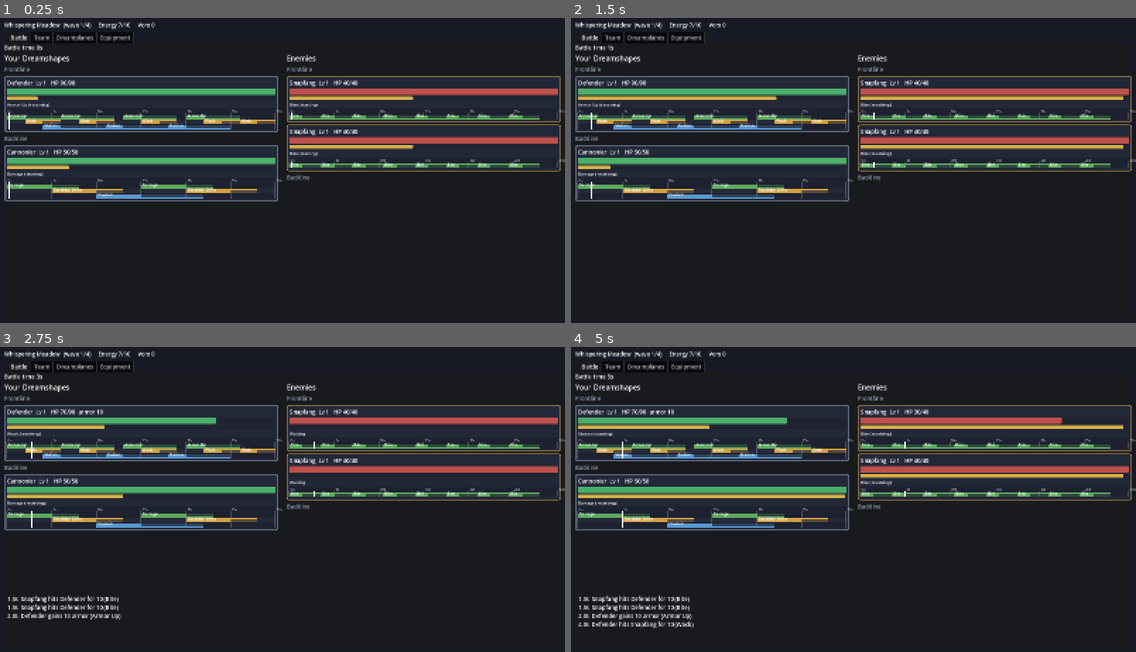
Above: before the commit, frames 1-4 (two rows, left to right).
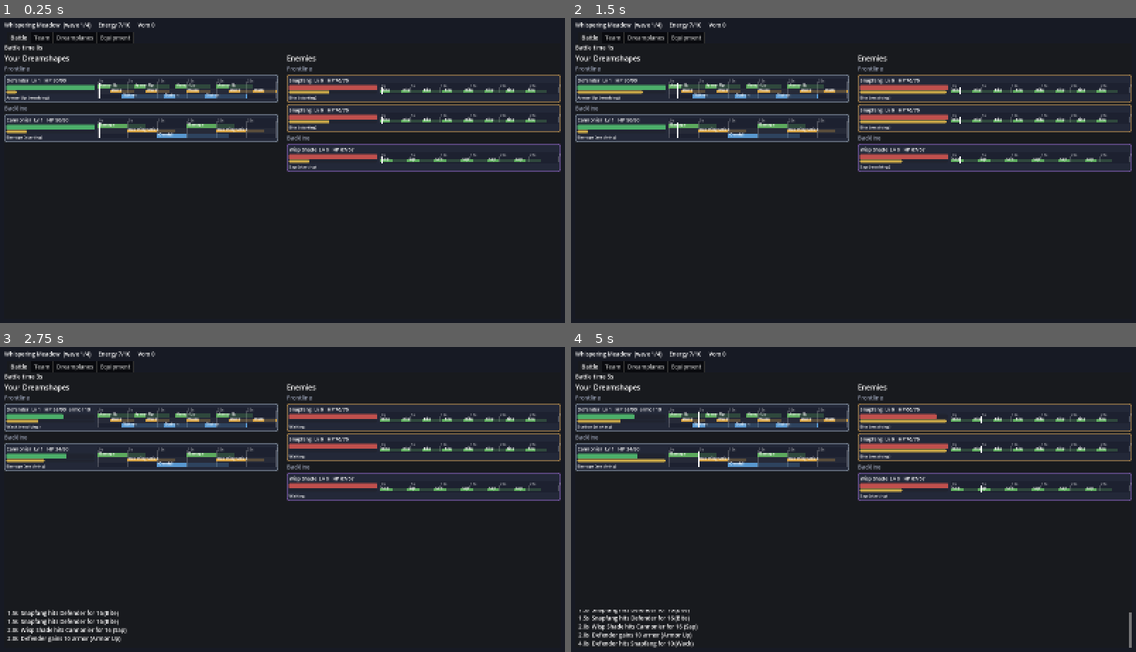
Above: after the commit, the same moments.

Repository: Cowdog13/DreamworldIdle
Game: Godot game, scene res://scenes/main.tscn
The game is run twice, just before and just after one commit, with the same random seed, the same clock (stepped at 60 frames per second) and the same inputs.
Inputs (mouse positions are in pixels of both pictures, inside the frame that each line leads up to):
- Up to frame 1 (0.25 s): no input
- Up to frame 2 (1.5 s): move the mouse to (712, 118) at 0.52 s; click (712, 118) at 0.67 s; move the mouse to (712, 188) at 1.27 s; click (712, 188) at 1.42 s
- Up to frame 3 (2.75 s): tap Enter at 2 s; move the mouse to (423, 444) at 2.02 s; click (423, 444) at 2.17 s
- Up to frame 4 (5 s): move the mouse to (994, 493) at 2.77 s; click (994, 493) at 2.92 s; tap Space at 3.5 s; move the mouse to (1023, 551) at 3.52 s; click (1023, 551) at 3.67 s; move the mouse to (684, 456) at 4.27 s; click (684, 456) at 4.42 s

The runs differ from the first frame. In frame 1, 23% of the frame differs, in the area x 0-100%, y 15-61%; in frame 2, 24%; in frame 3, 24%; in frame 4, 26%, in the area x 0-100%, y 15-99%.

Commit message:
Harder Whispering Meadow, slower leveling, compact battle cards for 5v5
Co-Authored-By: Claude Sonnet 5.5 <noreply@anthropic.com>
Claude-Session: https://claude.ai/code/session_01Sr1BPEEnyBCPWiL2bUBBoy

Diff:
--- a/data/dreamplanes.json
+++ b/data/dreamplanes.json
@@ -1,14 +1,14 @@
 {
 	"whispering_meadow": {
-		"name": "Whispering Meadow", "class": "Flora", "recommended_level": 1, "requires": "",
+		"name": "Whispering Meadow", "class": "Flora", "recommended_level": 8, "requires": "",
 		"desc": "A gentle plane born from a child's first hopeful daydream.",
 		"first_clear_equipment": "wooden_buckler",
 		"drops": ["sharpened_stone"],
 		"waves": [
-			[{"id": "snapfang", "level": 1, "row": "front"}, {"id": "snapfang", "level": 1, "row": "front"}],
-			[{"id": "snapfang", "level": 1, "row": "front"}, {"id": "wisp_shade", "level": 1, "row": "back"}],
-			[{"id": "burrowhound", "level": 1, "row": "front"}, {"id": "wisp_shade", "level": 1, "row": "back"}],
-			[{"id": "great_snapfang", "level": 2, "row": "front"}]
+			[{"id": "snapfang", "level": 6, "row": "front"}, {"id": "snapfang", "level": 6, "row": "front"}, {"id": "wisp_shade", "level": 6, "row": "back"}],
+			[{"id": "burrowhound", "level": 7, "row": "front"}, {"id": "snapfang", "level": 7, "row": "front"}, {"id": "wisp_shade", "level": 7, "row": "back"}],
+			[{"id": "burrowhound", "level": 8, "row": "front"}, {"id": "snapfang", "level": 8, "row": "front"}, {"id": "wisp_shade", "level": 8, "row": "back"}, {"id": "wisp_shade", "level": 8, "row": "back"}],
+			[{"id": "great_snapfang", "level": 10, "row": "front"}, {"id": "snapfang", "level": 8, "row": "front"}, {"id": "wisp_shade", "level": 8, "row": "back"}]
 		]
 	},
 	"ember_flats": {
--- a/scripts/core/idle_db.gd
+++ b/scripts/core/idle_db.gd
@@ -82,7 +82,7 @@
 
 
 static func xp_to_next(level: int) -> int:
-	return int(round(30.0 * pow(level, 1.4)))
+	return int(round(100.0 * pow(level, 1.7)))
 
 
 ## Builds a ready-to-fight unit. plan is a list of timeline blocks; with auto_plan an empty plan is filled in.
--- a/scripts/ui/main.gd
+++ b/scripts/ui/main.gd
@@ -74,7 +74,7 @@
 	player_col = _make_column(cols, "Your Dreamshapes")
 	enemy_col = _make_column(cols, "Enemies")
 	log_view = RichTextLabel.new()
-	log_view.custom_minimum_size.y = 150
+	log_view.custom_minimum_size.y = 110
 	log_view.scroll_following = true
 	battle_box.add_child(log_view)
 
@@ -89,14 +89,18 @@
 
 
 func _make_column(parent: Control, title: String) -> VBoxContainer:
+	var scroll := ScrollContainer.new()
+	scroll.size_flags_horizontal = Control.SIZE_EXPAND_FILL
+	scroll.horizontal_scroll_mode = ScrollContainer.SCROLL_MODE_DISABLED
+	parent.add_child(scroll)
 	var col := VBoxContainer.new()
 	col.size_flags_horizontal = Control.SIZE_EXPAND_FILL
-	col.add_theme_constant_override("separation", 6)
+	col.add_theme_constant_override("separation", 4)
 	var l := Label.new()
 	l.text = title
 	l.add_theme_font_size_override("font_size", 20)
 	col.add_child(l)
-	parent.add_child(col)
+	scroll.add_child(col)
 	return col
 
 
@@ -167,6 +171,8 @@
 					col.add_child(_make_unit_panel(u))
 
 
+## Compact card: status on the left, the unit's 30 second timeline on the right, so five
+## Dreamshapes per side fit on screen (the columns also scroll if they ever do not).
 func _make_unit_panel(u: BattleUnit) -> PanelContainer:
 	var panel := PanelContainer.new()
 	var style := StyleBoxFlat.new()
@@ -174,20 +180,27 @@
 	style.border_color = CLASS_COLORS.get(u.dclass, Color.WHITE)
 	style.set_border_width_all(2)
 	style.set_corner_radius_all(6)
-	style.set_content_margin_all(8)
+	style.set_content_margin_all(6)
 	panel.add_theme_stylebox_override("panel", style)
+	var h := HBoxContainer.new()
+	h.add_theme_constant_override("separation", 10)
+	panel.add_child(h)
 	var v := VBoxContainer.new()
-	panel.add_child(v)
+	v.custom_minimum_size.x = 250
+	v.add_theme_constant_override("separation", 2)
+	h.add_child(v)
 	var name_label := Label.new()
+	name_label.add_theme_font_size_override("font_size", 14)
+	name_label.clip_text = true
 	v.add_child(name_label)
 	var hp := ProgressBar.new()
 	hp.show_percentage = false
-	hp.custom_minimum_size.y = 18
+	hp.custom_minimum_size.y = 14
 	hp.add_theme_stylebox_override("fill", _fill_style(Color("4caf6a") if u.side == BattleUnit.SIDE_PLAYER else Color("c0504d")))
 	v.add_child(hp)
 	var cast := ProgressBar.new()
 	cast.show_percentage = false
-	cast.custom_minimum_size.y = 10
+	cast.custom_minimum_size.y = 8
 	cast.add_theme_stylebox_override("fill", _fill_style(Color("d9b44a")))
 	v.add_child(cast)
 	var cast_label := Label.new()
@@ -196,7 +209,9 @@
 	var bar := TimelineBar.new()
 	bar.setup(u.abilities, 14.0)
 	bar.plan = u.schedule
-	v.add_child(bar)
+	bar.size_flags_horizontal = Control.SIZE_EXPAND_FILL
+	bar.size_flags_vertical = Control.SIZE_SHRINK_CENTER
+	h.add_child(bar)
 	widgets[u] = {"panel": panel, "name": name_label, "hp": hp, "cast": cast, "cast_label": cast_label, "bar": bar}
 	return panel
 
--- a/scripts/ui/timeline_bar.gd
+++ b/scripts/ui/timeline_bar.gd
@@ -22,7 +22,7 @@
 
 func setup(ability_list: Array, lane_h: float = LANE_H) -> void:
 	abilities = ability_list
-	custom_minimum_size = Vector2(300, RULER_H + abilities.size() * lane_h)
+	custom_minimum_size = Vector2(200, RULER_H + abilities.size() * lane_h)
 	mouse_filter = Control.MOUSE_FILTER_STOP if editable else Control.MOUSE_FILTER_IGNORE
 
 
--- a/tests/balance_sim.gd
+++ b/tests/balance_sim.gd
@@ -7,7 +7,8 @@
 	g.rng.seed = 7
 	var tally := {}
 	var t := 0.0
-	while t < 1800.0:
+	var first_clear := -1.0
+	while t < 3600.0:
 		var w := g.wave
 		var had := g.battle != null
 		g.advance(0.1)
@@ -15,6 +16,8 @@
 		if had and g.battle == null:
 			var k := "w%d %s" % [w, g.last_result]
 			tally[k] = tally.get(k, 0) + 1
+		if first_clear < 0.0 and g.cleared.size() > 0:
+			first_clear = t
 	print(tally)
-	print("levels ", {"shurm": g.owned.shurm.level, "defender": g.owned.defender.level, "cannonier": g.owned.cannonier.level}, " cleared ", g.cleared)
+	print("first clear at %.0f min; levels S%d D%d C%d" % [first_clear / 60.0, g.owned.shurm.level, g.owned.defender.level, g.owned.cannonier.level])
 	quit()
--- a/tests/battle_test.gd
+++ b/tests/battle_test.gd
@@ -146,13 +146,13 @@
 
 	# Idle loop: the starting team can clear plane 1 and get XP and the first-clear item.
 	var game := IdleGame.new_game()
-	game.set_active("shurm", false)
+	game.set_active("shurm", true)
 	game.rng.seed = 7
-	game.advance(900.0)
+	game.advance(3600.0)
 	check(game.cleared.has("whispering_meadow"), "plane 1 cleared by starting team (result %s, wave %d)" % [game.last_result, game.wave])
 	check(game.owned.defender.level > 1, "defender levelled")
 	check(game.equipment_owned.has("wooden_buckler"), "first clear unlocks equipment")
-	check(game.owned.shurm.level == 1, "benched Dreamshape earns no XP")
+	check(game.owned.shurm.level > 1, "active Dreamshape levelled")
 
 	# Save round trip.
 	var copy := IdleGame.from_dict(JSON.parse_string(JSON.stringify(game.to_dict())))
